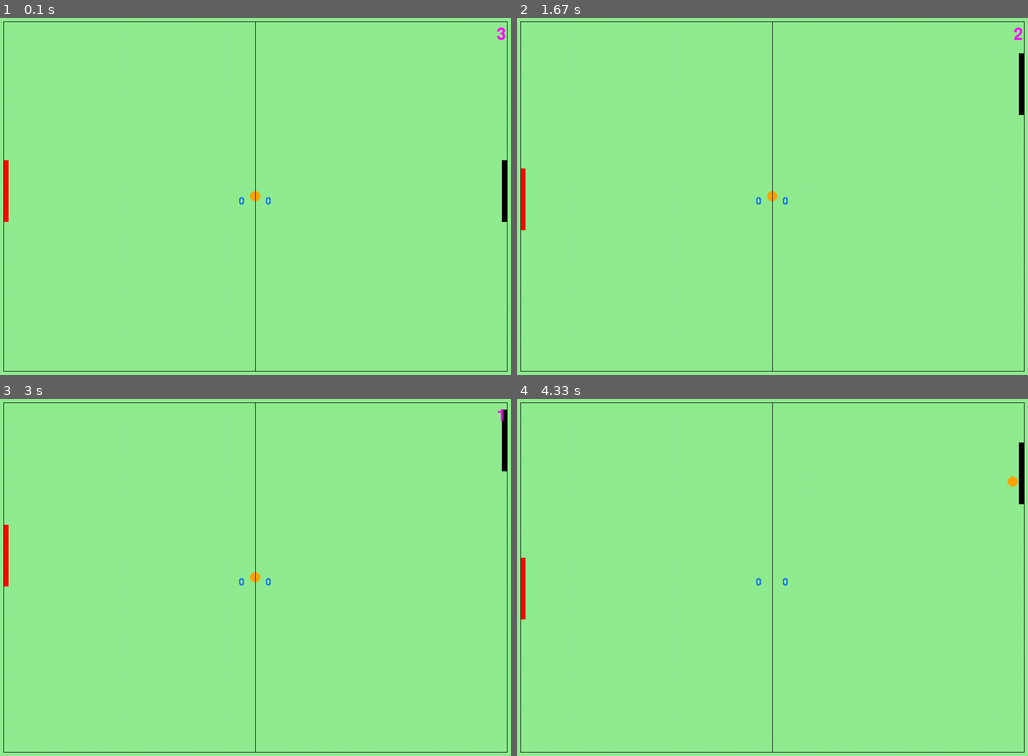
Above: before the commit, frames 1-4 (two rows, left to right).
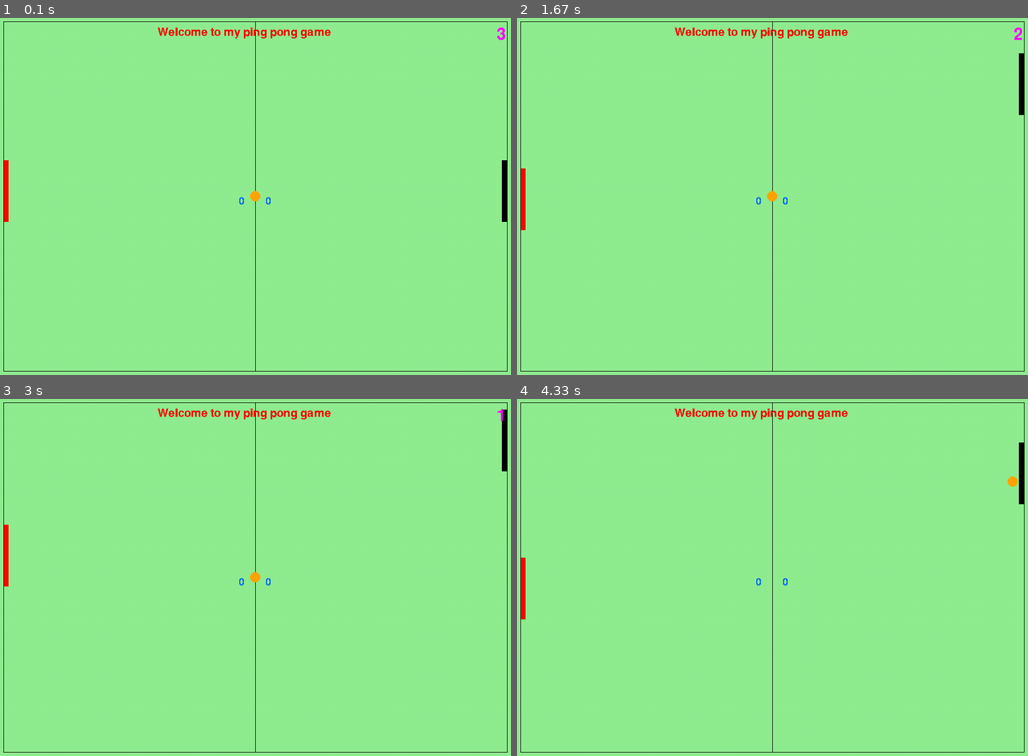
Above: after the commit, the same moments.

Repository: JAYAKANTHARUN/ping_pong_pygame
Game: pygame game, started from main.py
The game is run twice, just before and just after one commit, with the same random seed, the same clock (stepped at 60 frames per second) and the same inputs.
Inputs:
- Up to frame 1 (0.1 s): no input
- Up to frame 2 (1.67 s): hold Up 0.33-0.8 s; hold Down 0.83-1.13 s; hold S 0.83-1.13 s; hold Up 1.17-1.53 s; hold W 1.17-1.53 s; hold Down from 1.57 s (still down); hold S from 1.57 s (still down)
- Up to frame 3 (3 s): release Down at 1.93 s; release S at 1.93 s; hold Up 1.97-2.27 s; hold W 1.97-2.27 s; hold Down 2.3-2.6 s; hold S 2.3-2.6 s; hold Up from 2.63 s (still down); hold W from 2.63 s (still down)
- Up to frame 4 (4.33 s): release Up at 3 s; release W at 3 s; hold Down 3.03-3.4 s; hold S 3.03-3.4 s; hold Up 3.43-3.73 s; hold W 3.43-3.73 s; hold Down 3.77-4.07 s; hold S 3.77-4.07 s; hold Up from 4.1 s (still down); hold W from 4.1 s (still down)

The runs differ from the first frame. In frame 1, 0.4% of the frame differs, in the area x 30-65%, y 2-52%; in frame 2, 0.4%; in frame 3, 0.4%; in frame 4, 0.4%.

Commit message:
Update main.py

Diff:
--- a/main.py
+++ b/main.py
@@ -78,6 +78,7 @@
 linecolor=(0,0,0)
 scorecolor=(0,96,255)
 timecolor=(255,0,255)
+welcomecolor=(255,0,0)
 
 #creating shapes
 ball=pygame.Rect(screenwidth/2-10,screenheight/2-10,20,20)
@@ -100,6 +101,8 @@
 #score time
 scoretime=True
 timefont=pygame.font.Font("freesansbold.ttf",32)
+
+welcomefont=pygame.font.SysFont("script",32)
 
 #run the window
 while True:
@@ -142,12 +145,17 @@
     screen.fill(bgcolor)
     pygame.draw.rect(screen,player1color,player1)
     pygame.draw.rect(screen,player2color,player2)
-    pygame.draw.ellipse(screen,ballcolor,ball)
     pygame.draw.line(screen,linecolor,[10,10],[screenwidth-10,10])
     pygame.draw.line(screen,linecolor,[10,10],[10,screenheight-10])
     pygame.draw.line(screen,linecolor,[10,screenheight-10],[screenwidth-10,screenheight-10])
     pygame.draw.line(screen,linecolor,[screenwidth-10,10],[screenwidth-10,screenheight-10])
     pygame.draw.line(screen,linecolor,[screenwidth/2,10],[screenwidth/2,screenheight-10])
+
+    welcometext=welcomefont.render("Welcome to my ping pong game",False,welcomecolor)
+    screen.blit(welcometext,(screenwidth/2-190,20))
+
+    pygame.draw.ellipse(screen,ballcolor,ball)
+
 
     if scoretime:
         ballstart()
@@ -159,6 +167,10 @@
     player2text=scorefont.render(f"{player2score}",False,scorecolor)
     screen.blit(player2text,(screenwidth/2+20,screenheight/2))
 
+    if player1score==2 or player2score==2:
+        pygame.quit()
+        sys.quit()
+
     #updating window
     pygame.display.flip()
     clock.tick(144)
